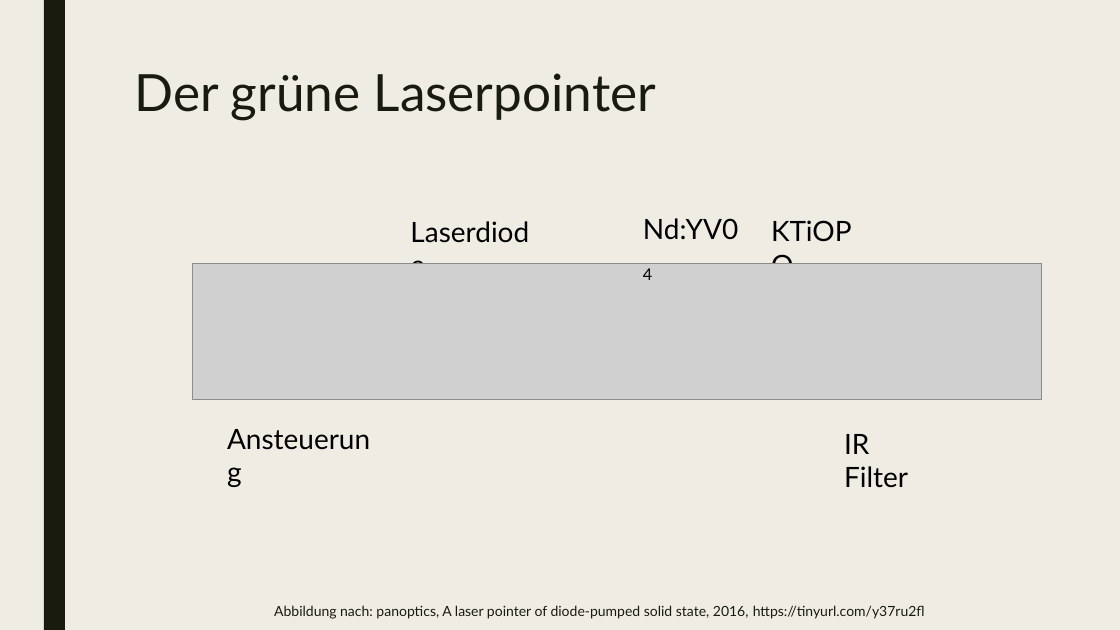
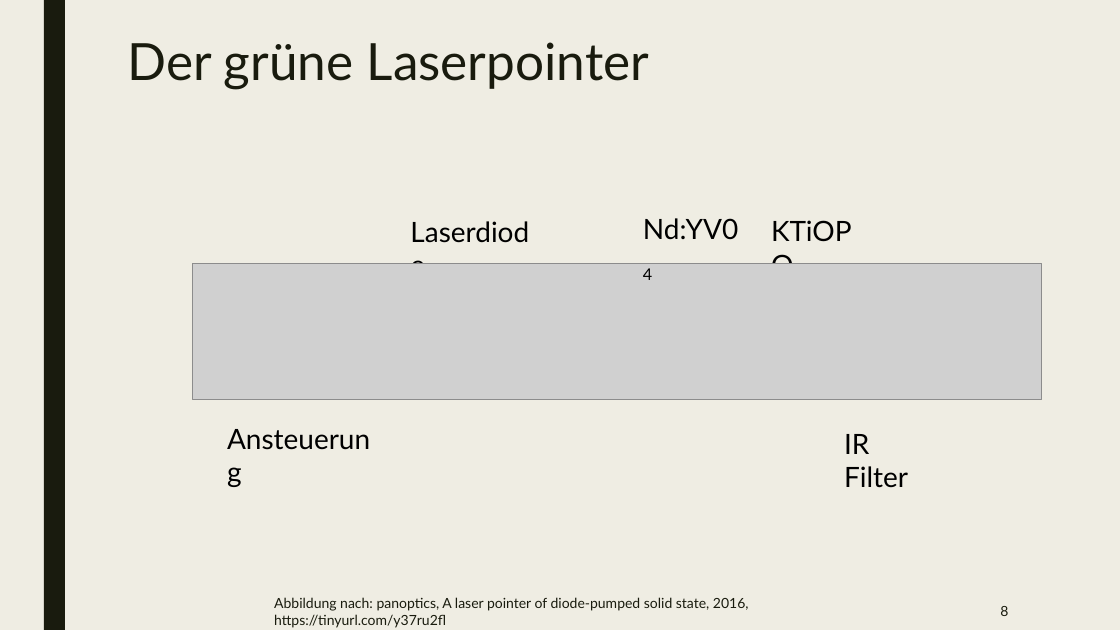
Before and after one commit to beckstev/presentations, a slide deck: slide 8 of nonlinear_optics/non_linear_optics.pptx. Drawn at 1120x630 pixels with LibreOffice and Linux fonts; fonts in the diff are those of the drawing; grey boxes stand for pictures. Boxes give left, top, right and bottom in pixels: in the first picture for what was removed or moved away, otherwise in the second. Text is boxed around its words. In the diff, an @@ line names an element or a change of style, - is before the commit and + after.

```diff
--- a/nonlinear_optics/non_linear_optics.pptx
+++ b/nonlinear_optics/non_linear_optics.pptx
@@ title "Der grüne Laserpointer": place and size @@
-title "Der grüne Laserpointer" at (134, 73, 656, 120)
+title "Der grüne Laserpointer" at (127, 42, 649, 89)
@@ text "Abbildung nach: panoptics, A laser ..." rewrapped from (274, 605, 925, 619) to (274, 597, 749, 628) @@
@@ page number added at (1000, 606, 1008, 616), 12 pt, text #191B0E @@
+8
```
Also in this commit, not shown: 6 other slides changed, 21 slides added, 3 slides removed.
